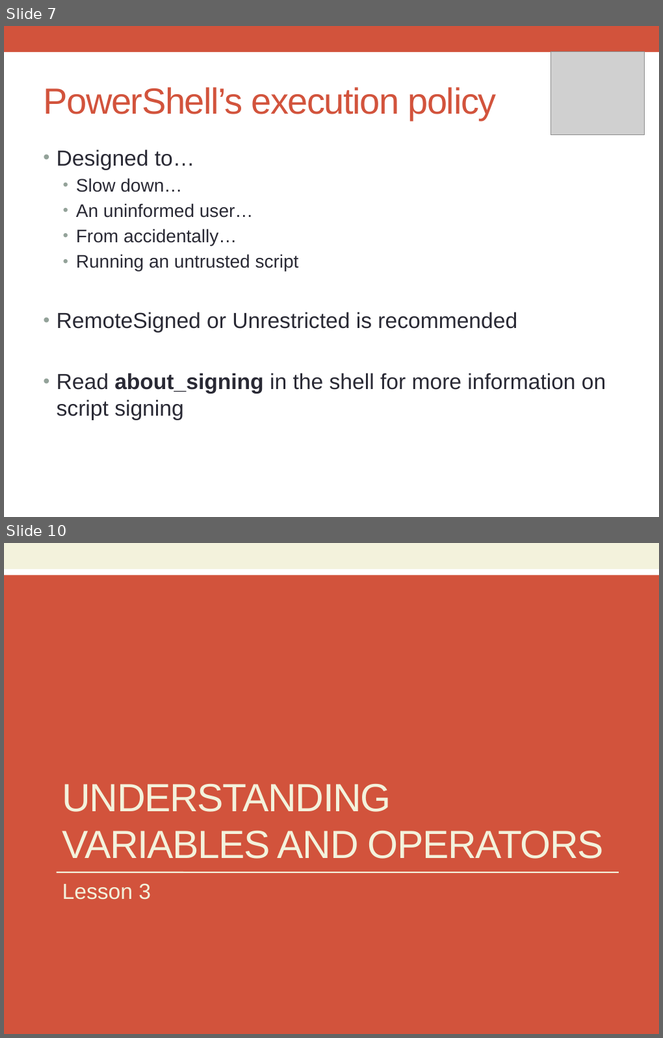
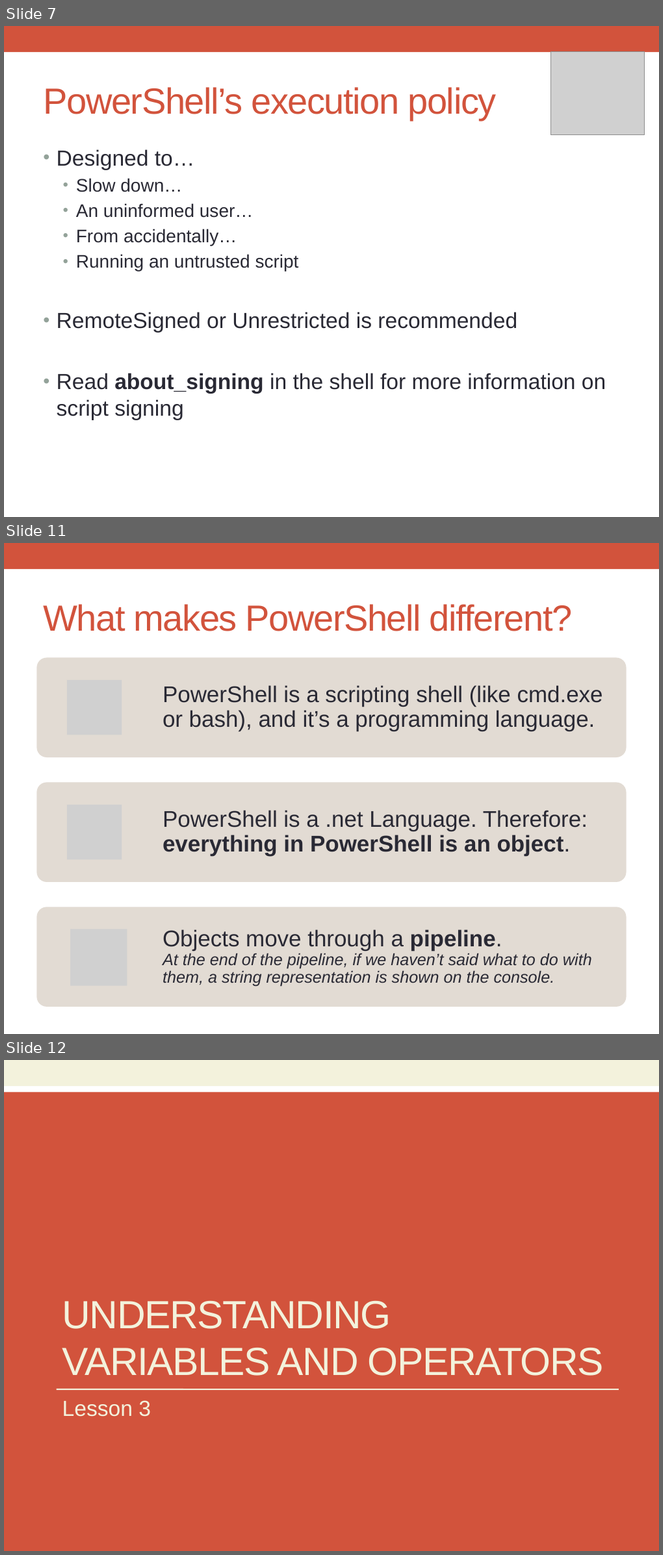
Before and after one commit to boomalator/55309-Powershell, a slide deck: Powerpoint/Module01-PreparingForScripting.pptx. Shown one above the other, each under a label of ours: slides 7 and 10 before the commit, slides 7, 11 and 12 after it; the slides between them are not shown. The pictures are 663x1038 and 663x1555 pixels, drawn with LibreOffice and Linux fonts; fonts in the diff are those of the drawing; grey boxes stand for pictures. Boxes give left, top, right and bottom in pixels: in the first picture for what was removed or moved away, otherwise in the second. Text is boxed around its words. In the diff, an @@ line names an element or a change of style, - is before the commit and + after.

```diff
--- a/Powerpoint/Module01-PreparingForScripting.pptx
+++ b/Powerpoint/Module01-PreparingForScripting.pptx
@@ slide 11 added at bbox=[4, 543, 659, 1034], background #FFFFFF; not listed: 1 template element that a slide beside it also shows @@
@@ title added at bbox=[43, 604, 573, 631], 40 pt, text #D2533C @@
+What makes PowerShell different?
@@ group added at bbox=[36, 657, 627, 1007]: 3 rounded rectangles, 3 pictures, 3 texts @@
+PowerShell is a scripting shell (like cmd.exe or bash), and it’s a programming language.
+PowerShell is a .net Language. Therefore: everything in PowerShell is an object.
+Objects move through a pipeline.
+At the end of the pipeline, if we haven’t said what to do with them, a string representation is shown on the console.
@@ what was slide 10 is now slide 12 @@
```
Also in this commit, not shown: 3 slides changed, 2 other slides added, 1 slide removed, 40 other files.
